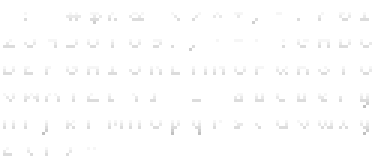
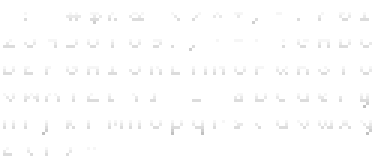
The second w=378, h=162 image is a revision of the first. Changes to its layers:
painted on "font_new.png" over [69, 93, 372, 135]
